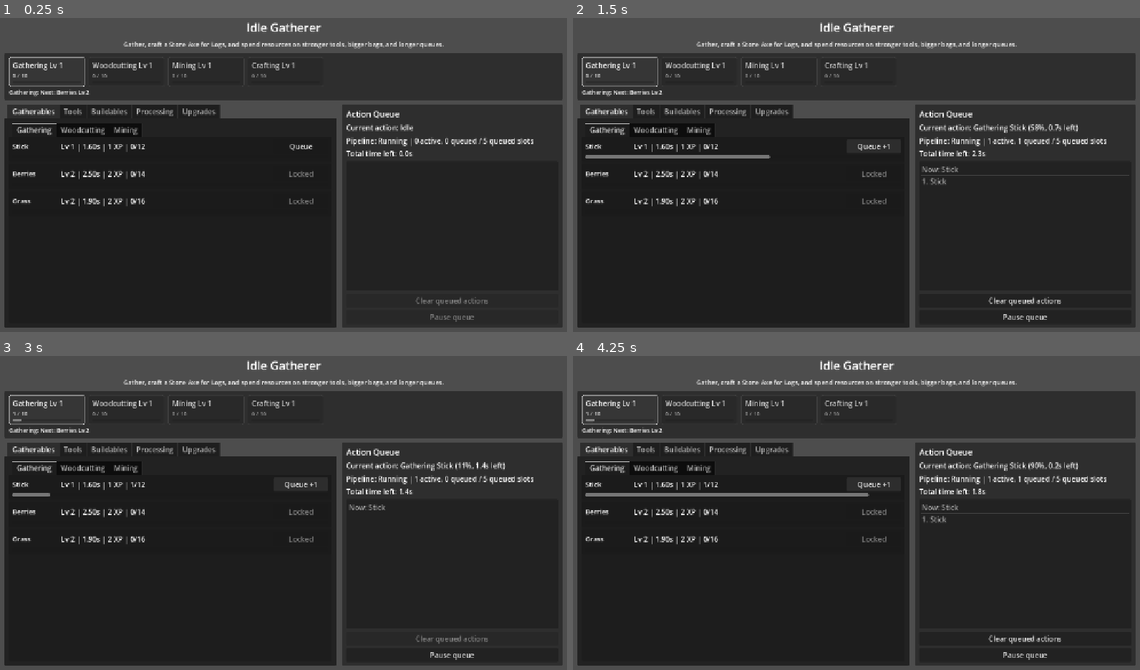
Above: before the commit, frames 1-4 (two rows, left to right).
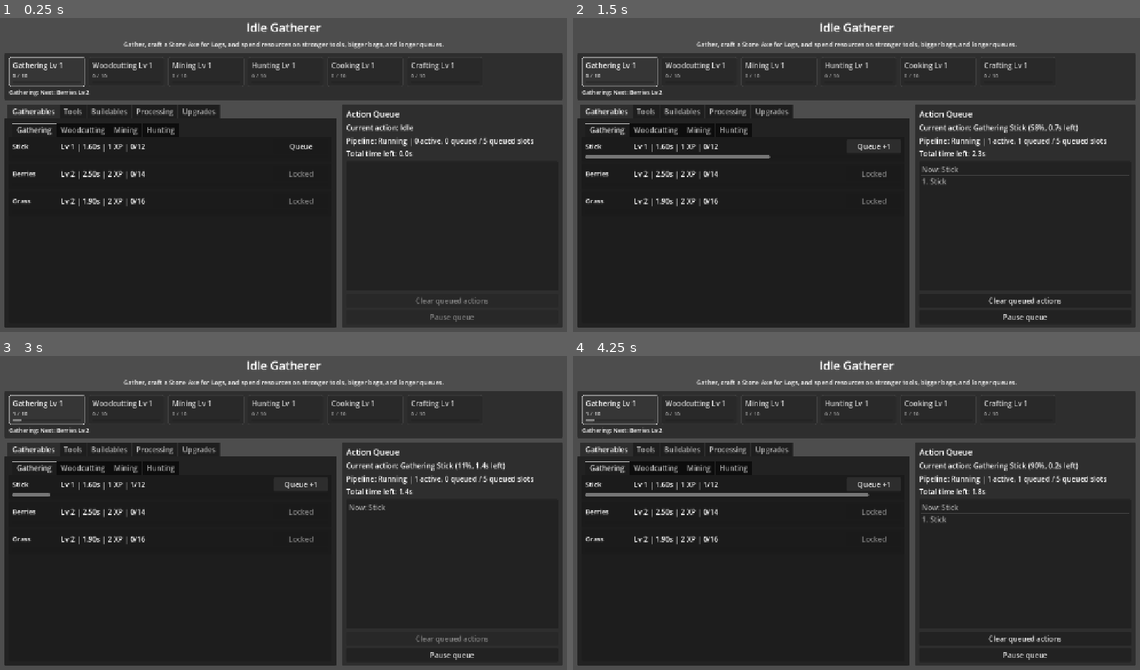
Above: after the commit, the same moments.

Repository: desdae/godot-idle
Game: Godot game, scene res://scenes/main.tscn
Same seed, same stepped clock (60 frames per second), same inputs: the game is played once before the commit and once after it.
Inputs:
- Up to frame 1 (0.25 s): no input
- Up to frame 2 (1.5 s): click "Queue" at 0.5 s; click "Queue +1" at 1.25 s
- Up to frame 3 (3 s): click "Clear queued actions" at 2 s; click "Queue" at 2.75 s
- Up to frame 4 (4.25 s): click "Queue +1" at 3.5 s

The runs differ from the first frame. In frame 1, 0.3% of the frame differs, in the area x 26-81%, y 14-38%; in frame 2, 0.3%; in frame 3, 0.3%; in frame 4, 0.3%.

Commit message:
Add hunting and cooking progression

Diff:
--- a/data/gatherables.json
+++ b/data/gatherables.json
@@ -55,7 +55,19 @@
 	"base_time": 4.4,
 	"xp": 5,
 	"base_capacity": 6,
-	"unlock_level": 5
+	"unlock_level": 3
+  },
+  {
+	"id": "rabbit",
+	"name": "Rabbit",
+	"skill": "hunting",
+	"base_time": 12.0,
+	"xp": 6,
+	"base_capacity": 6,
+	"unlock_level": 1,
+	"required_tool": "flint_spear",
+	"tool_durability_cost": 2,
+	"output_item": "raw_rabbit"
   },
   {
 	"id": "ore",
--- a/data/items.json
+++ b/data/items.json
@@ -1,42 +1,52 @@
 [
   {
-    "id": "stick",
-    "name": "Stick",
-    "description": "Basic wood gathered by hand and used in many early recipes."
+	"id": "stick",
+	"name": "Stick",
+	"description": "Basic wood gathered by hand and used in many early recipes."
   },
   {
-    "id": "stone",
-    "name": "Stone",
-    "description": "A common mineral used for starter tools, upgrades, and construction."
+	"id": "stone",
+	"name": "Stone",
+	"description": "A common mineral used for starter tools, upgrades, and construction."
   },
   {
-    "id": "berries",
-    "name": "Berries",
-    "description": "Foraged food that helps round out early gathering costs."
+	"id": "berries",
+	"name": "Berries",
+	"description": "Foraged food that helps round out early gathering costs."
   },
   {
-    "id": "grass",
-    "name": "Grass",
-    "description": "Fibrous plant matter gathered with a Stone Knife for building and crafting."
+	"id": "grass",
+	"name": "Grass",
+	"description": "Fibrous plant matter gathered with a Stone Knife for building and crafting."
   },
   {
-    "id": "logs",
-    "name": "Maple Logs",
-    "description": "Heavy wood harvested with a Stone Axe and used for structures and fuel."
+	"id": "logs",
+	"name": "Maple Logs",
+	"description": "Heavy wood harvested with a Stone Axe and used for structures and fuel."
   },
   {
-    "id": "flint",
-    "name": "Flint",
-    "description": "A harder stone that marks the transition into stronger crafting tiers."
+	"id": "flint",
+	"name": "Flint",
+	"description": "A harder stone that marks the transition into stronger crafting tiers."
   },
   {
-    "id": "ore",
-    "name": "Copper Ore",
-    "description": "Raw copper-bearing rock that can later be processed into metal goods."
+	"id": "ore",
+	"name": "Copper Ore",
+	"description": "Raw copper-bearing rock that can later be processed into metal goods."
   },
   {
-    "id": "coal",
-    "name": "Coal",
-    "description": "Fuel made from burning wood in a Firepit."
+	"id": "raw_rabbit",
+	"name": "Raw Rabbit",
+	"description": "Fresh game meat gathered by hunting with a Flint Spear."
+  },
+  {
+	"id": "cooked_rabbit",
+	"name": "Cooked Rabbit",
+	"description": "A hot meal prepared at the Firepit from rabbit and fuel."
+  },
+  {
+	"id": "coal",
+	"name": "Coal",
+	"description": "Fuel made from burning wood in a Firepit."
   }
 ]
--- a/data/recipes.json
+++ b/data/recipes.json
@@ -24,5 +24,20 @@
 	"outputs": {
 	  "coal": 1
 	}
+  },
+  {
+	"id": "cook_rabbit",
+	"name": "Cook Rabbit",
+	"station": "firepit",
+	"skill": "cooking",
+	"craft_time": 15.0,
+	"craft_xp": 5,
+	"craft_cost": {
+	  "raw_rabbit": 1,
+	  "logs": 1
+	},
+	"outputs": {
+	  "cooked_rabbit": 1
+	}
   }
 ]
--- a/data/skills.json
+++ b/data/skills.json
@@ -15,6 +15,16 @@
 	"gatherable_tab": true
   },
   {
+	"id": "hunting",
+	"name": "Hunting",
+	"gatherable_tab": true
+  },
+  {
+	"id": "cooking",
+	"name": "Cooking",
+	"gatherable_tab": false
+  },
+  {
 	"id": "crafting",
 	"name": "Crafting",
 	"gatherable_tab": false
--- a/data/tools.json
+++ b/data/tools.json
@@ -22,5 +22,17 @@
 	  "stone": 2
 	},
 	"use_text": "Needed for Maple Logs. Each tree costs 2 durability."
+  },
+  {
+	"id": "flint_spear",
+	"name": "Flint Spear",
+	"craft_time": 12.0,
+	"craft_xp": 6,
+	"max_durability": 100,
+	"craft_cost": {
+	  "stick": 2,
+	  "flint": 2
+	},
+	"use_text": "Needed for Rabbit hunts. Each hunt costs 2 durability."
   }
 ]
--- a/scripts/main.gd
+++ b/scripts/main.gd
@@ -1022,8 +1022,9 @@
 	match _get_action_type(action):
 		"gather":
 			var resource_id := _get_action_id(action)
-			if inventory[resource_id] < _get_capacity(resource_id):
-				inventory[resource_id] += 1
+			var output_item_id := _get_gather_output_item_id(resource_id)
+			if inventory[output_item_id] < _get_capacity(resource_id):
+				inventory[output_item_id] += 1
 				_gain_skill_exp(_get_resource_skill_id(resource_id), _get_resource_xp(resource_id))
 		"craft_tool":
 			var tool_id := _get_action_id(action)
@@ -1042,7 +1043,7 @@
 			var recipe_outputs := _get_recipe_outputs(recipe_id)
 			for output_id in recipe_outputs.keys():
 				inventory[output_id] += int(recipe_outputs[output_id])
-			_gain_skill_exp("crafting", _get_recipe_craft_xp(recipe_id))
+			_gain_skill_exp(_get_recipe_skill_id(recipe_id), _get_recipe_craft_xp(recipe_id))
 
 	current_action.clear()
 	_refresh_ui()
@@ -1097,6 +1098,7 @@
 
 	var unlock_level := _get_unlock_level(resource_id)
 	var current_capacity := _get_capacity(resource_id)
+	var output_item_id := _get_gather_output_item_id(resource_id)
 	var is_current_action := _is_current_gather_action(resource_id)
 	var block_reason := _get_gather_queue_block_reason(resource_id)
 	var display_duration := _get_gather_action_duration(resource_id)
@@ -1106,7 +1108,7 @@
 			unlock_level,
 			display_duration,
 			_get_resource_xp(resource_id),
-			inventory[resource_id],
+			int(inventory.get(output_item_id, 0)),
 			current_capacity,
 		]
 		queue_button.disabled = true
@@ -1137,7 +1139,7 @@
 		unlock_level,
 		display_duration,
 		_get_resource_xp(resource_id),
-		inventory[resource_id],
+		int(inventory.get(output_item_id, 0)),
 		current_capacity,
 	]
 
@@ -1634,6 +1636,8 @@
 
 	if active_skill_id == "crafting":
 		return "Crafting levels up by making tools and buildables."
+	if active_skill_id == "cooking":
+		return "Cooking levels up by processing meals like Cook Rabbit."
 
 	return "%s: %s" % [_get_skill_name(active_skill_id), _get_next_unlock_text_for_skill(active_skill_id)]
 
@@ -1742,6 +1746,14 @@
 	return String(gatherable.get("skill", "gathering"))
 
 
+func _get_gather_output_item_id(resource_id: String) -> String:
+	if not gatherables.has(resource_id):
+		return resource_id
+
+	var gatherable: Dictionary = gatherables[resource_id]
+	return String(gatherable.get("output_item", resource_id))
+
+
 func _get_inventory_item_order() -> Array:
 	var inventory_item_order: Array = []
 	for item_id in item_order:
@@ -1959,6 +1971,11 @@
 	return int(recipe.get("craft_xp", 0))
 
 
+func _get_recipe_skill_id(recipe_id: String) -> String:
+	var recipe: Dictionary = recipes[recipe_id]
+	return String(recipe.get("skill", "crafting"))
+
+
 func _build_pipeline_end_state() -> Dictionary:
 	var state := _create_simulation_state()
 
@@ -2002,7 +2019,8 @@
 	var action_id := _get_action_id(action)
 	match action_type:
 		"gather":
-			if int(state["inventory"][action_id]) >= _get_capacity(action_id):
+			var output_item_id := _get_gather_output_item_id(action_id)
+			if int(state["inventory"].get(output_item_id, 0)) >= _get_capacity(action_id):
 				return "Full at end of queue"
 
 			var required_tool_id := _get_required_tool_id(action_id)
@@ -2075,8 +2093,9 @@
 	var action_id := _get_action_id(action)
 	match action_type:
 		"gather":
-			if int(state["inventory"][action_id]) < _get_capacity(action_id):
-				state["inventory"][action_id] += 1
+			var output_item_id := _get_gather_output_item_id(action_id)
+			if int(state["inventory"].get(output_item_id, 0)) < _get_capacity(action_id):
+				state["inventory"][output_item_id] += 1
 				var gather_skill_id := _get_resource_skill_id(action_id)
 				var gather_skill_state: Dictionary = state["skills"][gather_skill_id]
 				var gather_result := _simulate_exp_gain(
@@ -2117,7 +2136,8 @@
 			)
 			state["skills"]["crafting"] = upgrade_result
 		"process_recipe":
-			var recipe_skill_state: Dictionary = state["skills"]["crafting"]
+			var recipe_skill_id := _get_recipe_skill_id(action_id)
+			var recipe_skill_state: Dictionary = state["skills"][recipe_skill_id]
 			var recipe_outputs := _get_recipe_outputs(action_id)
 			for output_id in recipe_outputs.keys():
 				state["inventory"][output_id] += int(recipe_outputs[output_id])
@@ -2127,7 +2147,7 @@
 				int(recipe_skill_state["exp_to_next"]),
 				_get_recipe_craft_xp(action_id)
 			)
-			state["skills"]["crafting"] = recipe_result
+			state["skills"][recipe_skill_id] = recipe_result
 
 
 func _get_action_queue_label(action: Dictionary) -> String:
